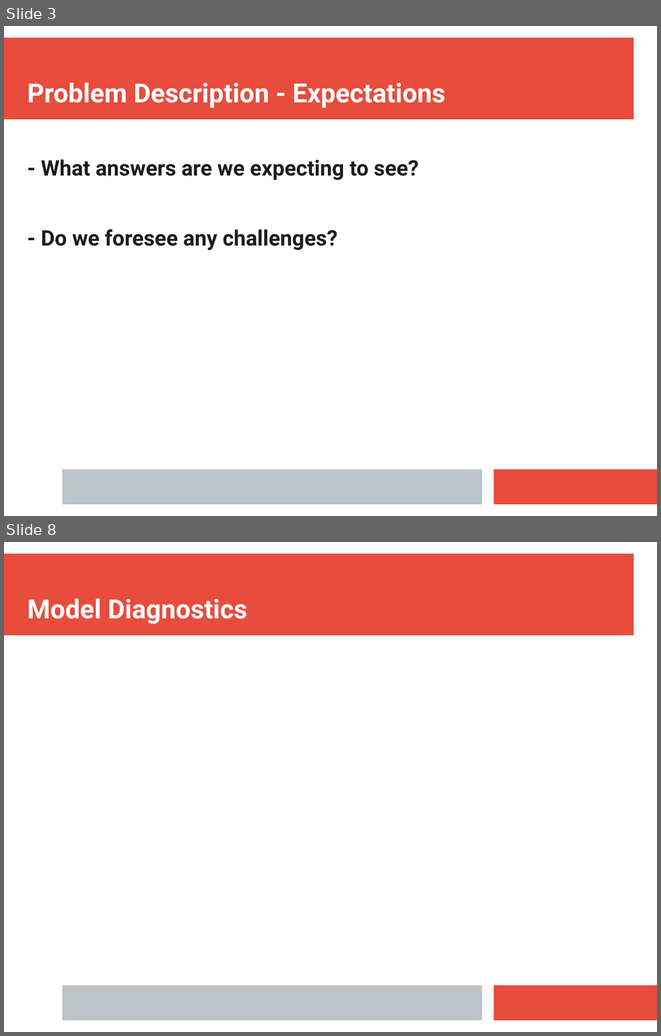
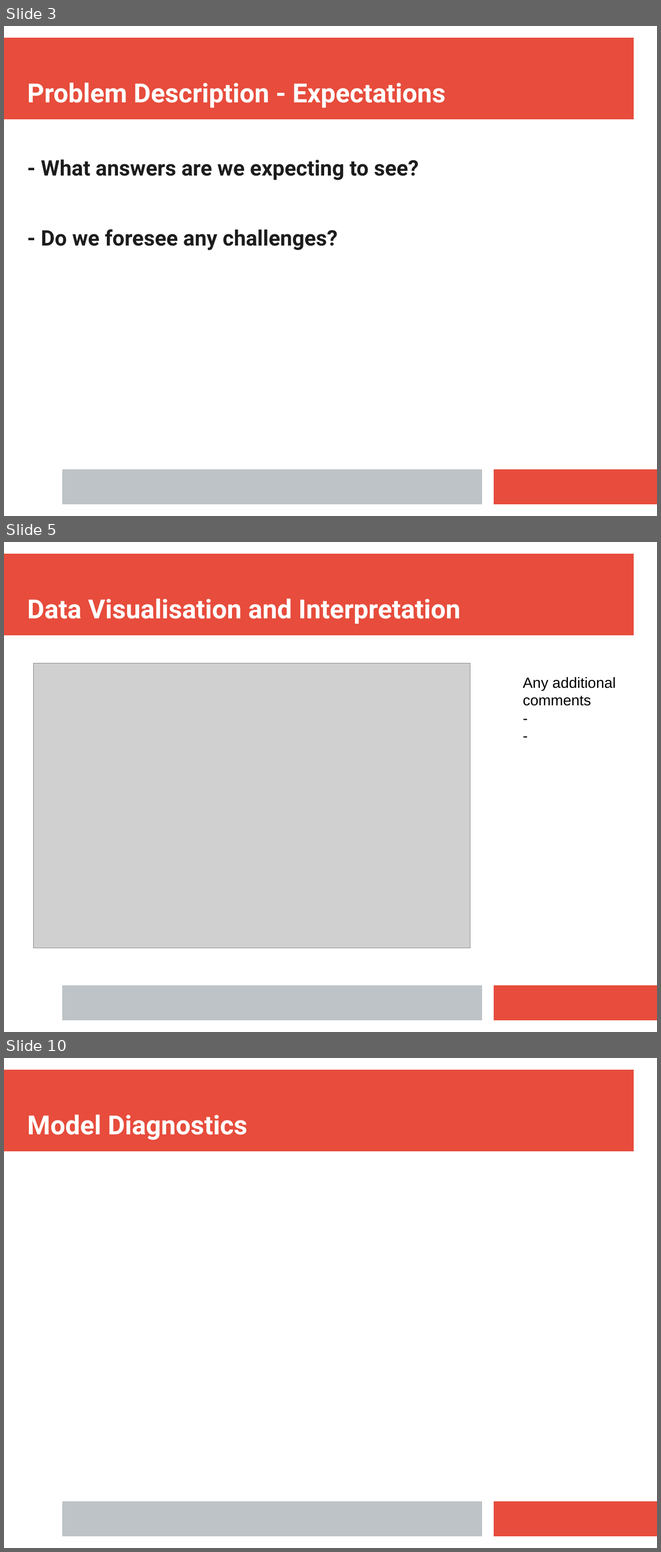
Before and after one commit to tim-kirkbride/BayesianAssignment, a slide deck: Presentation.pptx. Shown one above the other, each under a label of ours: slides 3 and 8 before the commit, slides 3, 5 and 10 after it; the slides between them are not shown. The pictures are 661x1036 and 661x1552 pixels, drawn with LibreOffice and Linux fonts; fonts in the diff are those of the drawing; grey boxes stand for pictures. Boxes give left, top, right and bottom in pixels: in the first picture for what was removed or moved away, otherwise in the second. Text is boxed around its words. In the diff, an @@ line names an element or a change of style, - is before the commit and + after.

Commit message:
Added visualisations to the presentation

```diff
--- a/Presentation.pptx
+++ b/Presentation.pptx
@@ slide 5 added at <box>4,542,657,1032</box>, background #FFFFFF; not listed: 3 template elements that a slide beside it also shows @@
@@ text added at <box>27,598,461,624</box>, 32 pt, text #FFFFFF, bold @@
+Data Visualisation and Interpretation
@@ picture added at <box>34,663,470,948</box> @@
@@ text added at <box>523,677,616,706</box>, 18 pt, text #000000 @@
+Any additional comments
+-
+-
@@ what was slide 8 is now slide 10 @@
```
Also in this commit, not shown: 1 slide changed, 4 other slides added, 3 slides removed.
